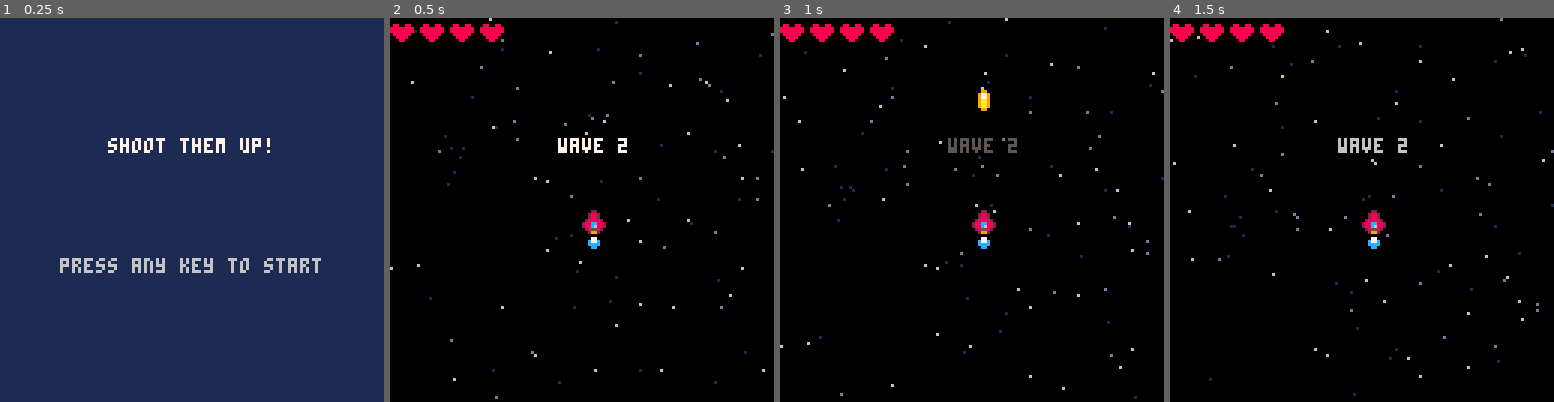
Above: before the commit, frames 1-4 (left to right).
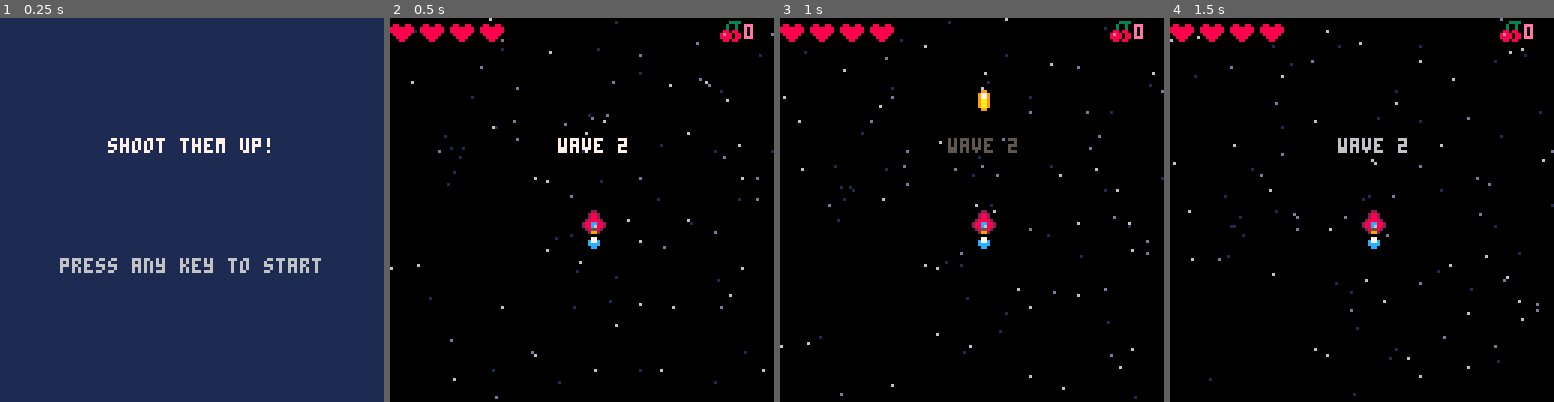
Above: after the commit, the same moments.

Repository: gabriel-jm/pico8-games
Game: PICO-8 cartridge shmup.p8
Same seed, same stepped clock (60 frames per second), same inputs: the game is played once before the commit and once after it.
Inputs:
- Up to frame 1 (0.25 s): no input
- Up to frame 2 (0.5 s): tap X (X key) at 0.33 s
- Up to frame 3 (1 s): tap O (Z key) at 0.7 s
- Up to frame 4 (1.5 s): tap X (X key) at 1.07 s

Frame 1 is identical in both runs. In frame 2, 0.2% of the frame differs, in the area x 85-95%, y 0-7%; in frame 3, 0.2%; in frame 4, 0.2%.

Commit message:
shmup - add cherry pick up

Diff:
--- a/shmup.p8
+++ b/shmup.p8
@@ -80,7 +80,7 @@
 				if t%30==0 then
 					fire_spread(
 						self,
-						8,
+						12,
 						2,
 						rnd()
 					)
@@ -89,7 +89,7 @@
 			shoot=function(self)
 				fire_spread(
 					self,
-					8,
+					12,
 					2,
 					rnd()
 				)
@@ -180,6 +180,7 @@
 	lives=4
 	invul=0
 	muzzle=0
+	cherry=0
 
 	flame_spr=5
 
@@ -205,6 +206,8 @@
 	shock_waves={}
 
 	particles={}
+
+	pick_ups={}
 end
 
 function mode(target_mode)
@@ -521,6 +524,19 @@
 		end
 	end)
 
+	foreach(pick_ups,function(p)
+		move(p)
+		if p.y>128 then
+			del(pick_ups,p)
+		end
+
+		if has_collision(p,ship) then
+			del(pick_ups,p)
+			cherry+=1
+			sfx(30)
+		end
+	end)
+
 	foreach(enemies,function(e)
 		if e.wait>0 then
 			e.wait-=1
@@ -655,6 +671,8 @@
 		spr(flame_spr,ship.x,ship.y+8)
 	end
 
+	foreach(pick_ups,draw_sprite)
+
 	foreach(enemies,function(e)
 		if e.flash>0 then
 			e.flash-=1
@@ -734,6 +752,9 @@
 			1
 		)
 	end
+
+	spr(48,110,0)
+	print(cherry,118,2,14)
 end
 
 function draw_sprites(list)
@@ -856,15 +877,15 @@
 function next_wave()
 	wave+=1
 
-	if wave>4 then
+	if wave>#wave_patterns then
 		music(4)
 		btn_lockout=t+30
-		return mode("win")
+		return mode"win"
 	end
 
 	music(wave==1 and 0 or 3)
 
-	mode("wave_text")
+	mode"wave_text"
 	wavetime=80
 end
 -->8
@@ -949,10 +970,20 @@
 	sfx(1)
 	del(enemies,en)
 	explode(en.x+4,en.y+4)
+	drop_pick_up(en.x,en.y)
 
 	if en.mission==attac then
 		if (rnd()<0.5) pick_attac()
 	end
+end
+
+function drop_pick_up(x,y)
+	add(pick_ups,make_obj{
+		x=x,
+		y=y,
+		sy=0.5,
+		spr=48
+	})
 end
 -->8
 -- bullets
@@ -1023,13 +1054,13 @@
 00000000000000000000000000000000000000000000000000000000000000000000000000000000000000000000000000000000000000000000000000000000
 00000000000000000000000000000000000000000000000000000000000000000000000000000000000000000000000000000000000000000000000000000000
 00000000000000000000000000000000000000000000000000000000000000000000000000000000000000000000000000000000000000000000000000000000
-00000000000000000000000000000000000000000000000000000000000000000000000000000000000000000000000000000000000000000000000000000000
-00000000000000000000000000000000000000000000000000000000000000000000000000000000000000000000000000000000000000000000000000000000
-00000000000000000000000000000000000000000000000000000000000000000000000000000000000000000000000000000000000000000000000000000000
-00000000000000000000000000000000000000000000000000000000000000000000000000000000000000000000000000000000000000000000000000000000
-00000000000000000000000000000000000000000000000000000000000000000000000000000000000000000000000000000000000000000000000000000000
-00000000000000000000000000000000000000000000000000000000000000000000000000000000000000000000000000000000000000000000000000000000
-00000000000000000000000000000000000000000000000000000000000000000000000000000000000000000000000000000000000000000000000000000000
+00033330000000000000000000000000000000000000000000000000000000000000000000000000000000000000000000000000000000000000000000000000
+00300300000000000000000000000000000000000000000000000000000000000000000000000000000000000000000000000000000000000000000000000000
+00300300000000000000000000000000000000000000000000000000000000000000000000000000000000000000000000000000000000000000000000000000
+08808800000000000000000000000000000000000000000000000000000000000000000000000000000000000000000000000000000000000000000000000000
+8e880880000000000000000000000000000000000000000000000000000000000000000000000000000000000000000000000000000000000000000000000000
+88880880000000000000000000000000000000000000000000000000000000000000000000000000000000000000000000000000000000000000000000000000
+08808800000000000000000000000000000000000000000000000000000000000000000000000000000000000000000000000000000000000000000000000000
 00000000000000000000000000000000000500000000005000000000000000000000000000000000000000000000000000000000000000000000000000000000
 00000000000000000880088999900000055505555555005005055550000555000500050055550050000000000000000000000000000000000000000000000000
 00000000990000000800999999990800500059998885550050005588555555500000000055050500000000000000000000000000000000000000000000000000
Not shown, changed: the sound effects (__sfx__) section of shmup.p8
